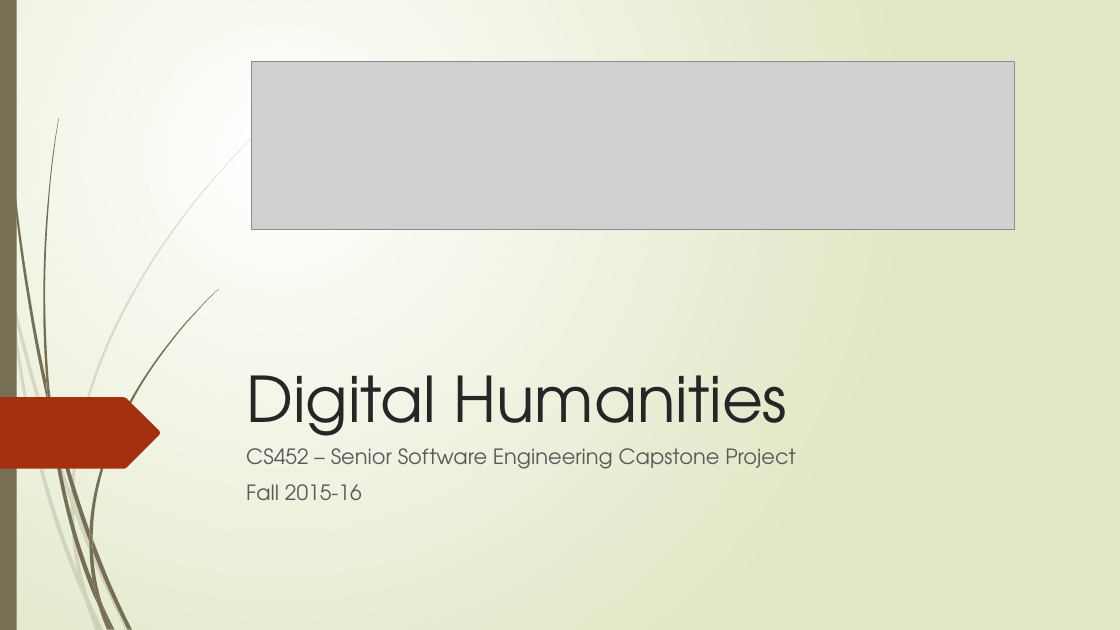
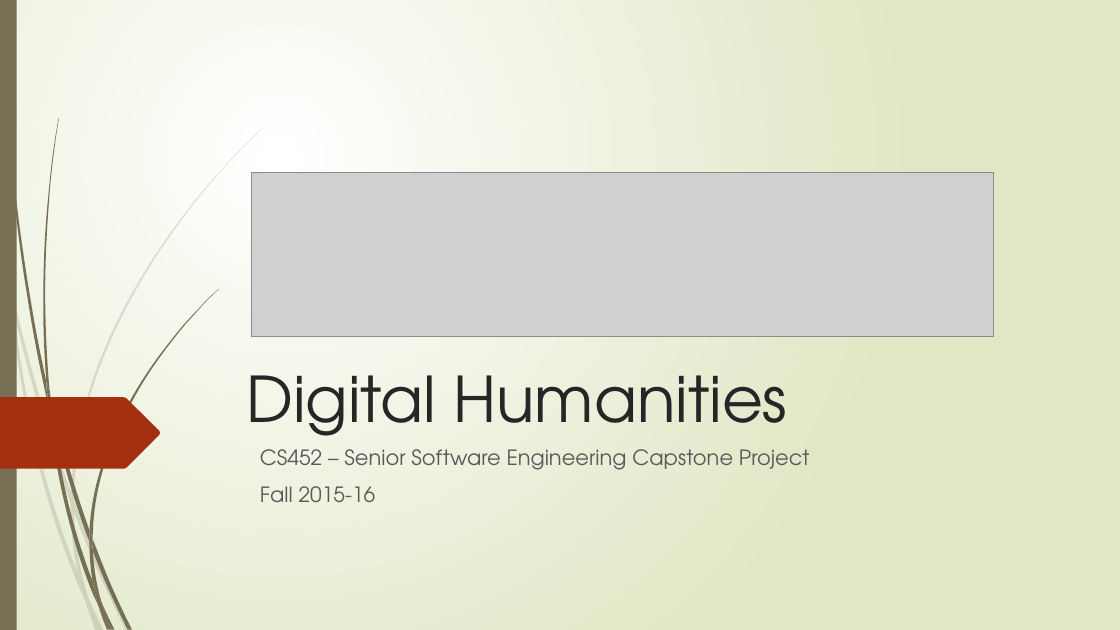
Before and after one commit to AthensStateComputerScience/DigitalHumanities, a slide deck: slide 1 of PowerPoint/Digital Humanities.pptx. Drawn at 1120x630 pixels with LibreOffice and Linux fonts; fonts in the diff are those of the drawing; grey boxes stand for pictures. Boxes give left, top, right and bottom in pixels: in the first picture for what was removed or moved away, otherwise in the second. Text is boxed around its words. In the diff, an @@ line names an element or a change of style, - is before the commit and + after.

Commit message:
ppt: moved ASU logo

```diff
--- a/PowerPoint/Digital Humanities.pptx
+++ b/PowerPoint/Digital Humanities.pptx
@@ picture: place and size @@
-picture at (251, 61, 1014, 229)
+picture at (251, 173, 993, 336)
@@ subtitle "CS452 – Senior Software Engineering ...": place and size @@
-subtitle "CS452 – Senior Software Engineering ..." at (246, 448, 795, 500)
+subtitle "CS452 – Senior Software Engineering ..." at (260, 449, 809, 502)
```
Also in this commit, not shown: 1 other slide changed.
